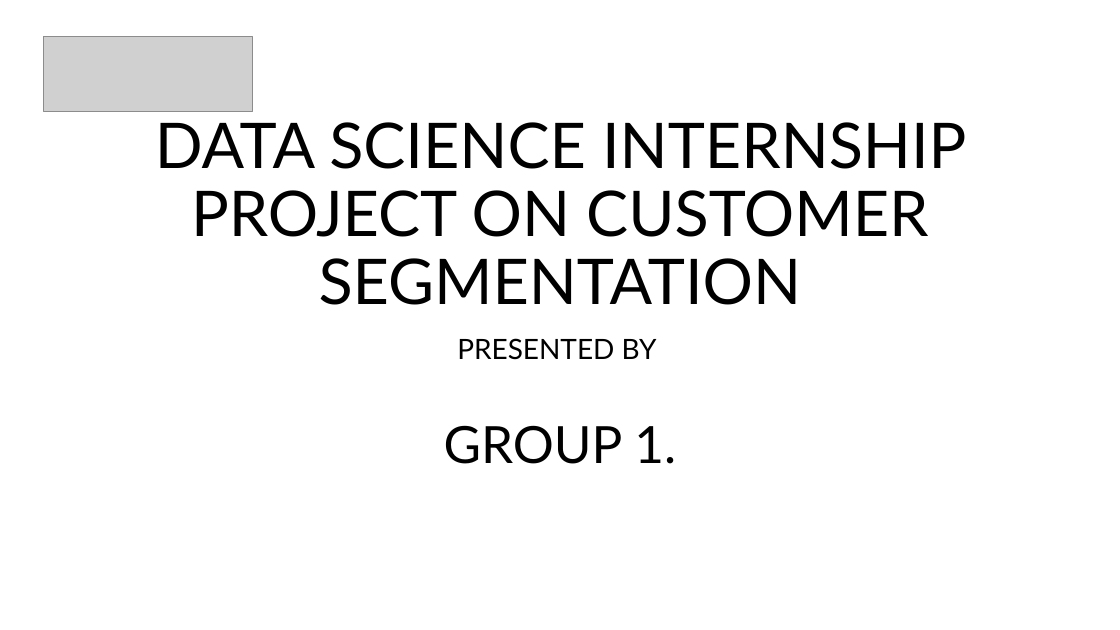
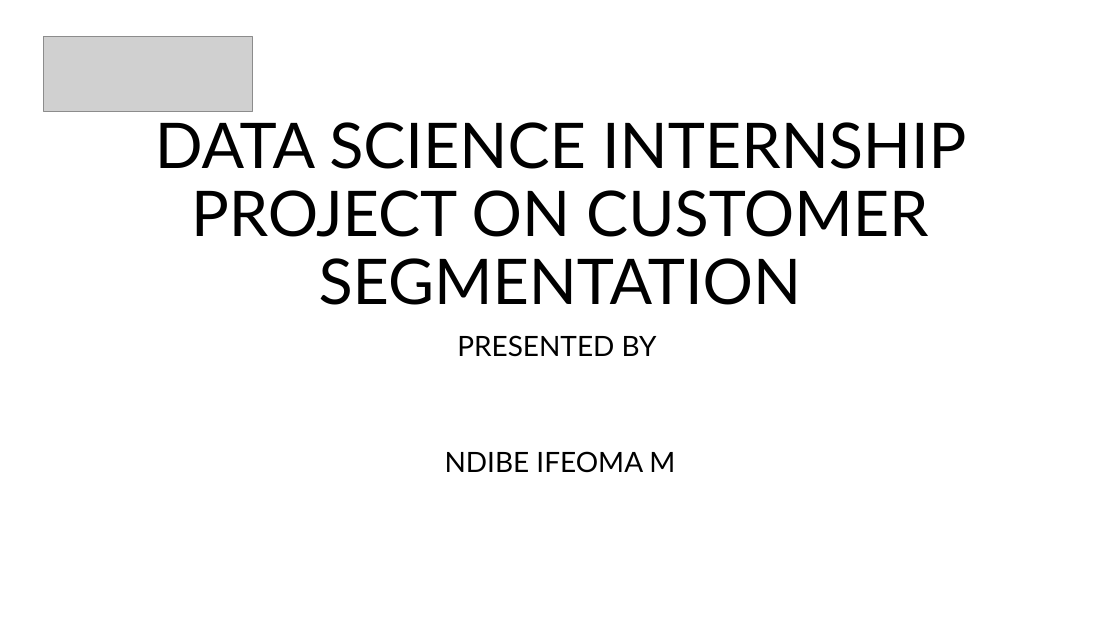
Before and after one commit to NdibeIfeoma/CUSTOMER-SEGMENTATION, a slide deck: slide 1 of CUSTOMER SEGMENTATION PROJECT.pptx. Drawn at 1120x630 pixels with LibreOffice and Linux fonts; fonts in the diff are those of the drawing; grey boxes stand for pictures. Boxes give left, top, right and bottom in pixels: in the first picture for what was removed or moved away, otherwise in the second. Text is boxed around its words. In the diff, an @@ line names an element or a change of style, - is before the commit and + after.

```diff
--- a/CUSTOMER SEGMENTATION PROJECT.pptx
+++ b/CUSTOMER SEGMENTATION PROJECT.pptx
@@ subtitle at bbox=[457, 335, 657, 357]: line spacing 0.9 to 0.8 @@
@@ subtitle at bbox=[445, 451, 675, 473]: text changed; size 44 to 24 pt @@
-GROUP 1.
+NDIBE IFEOMA M
```
